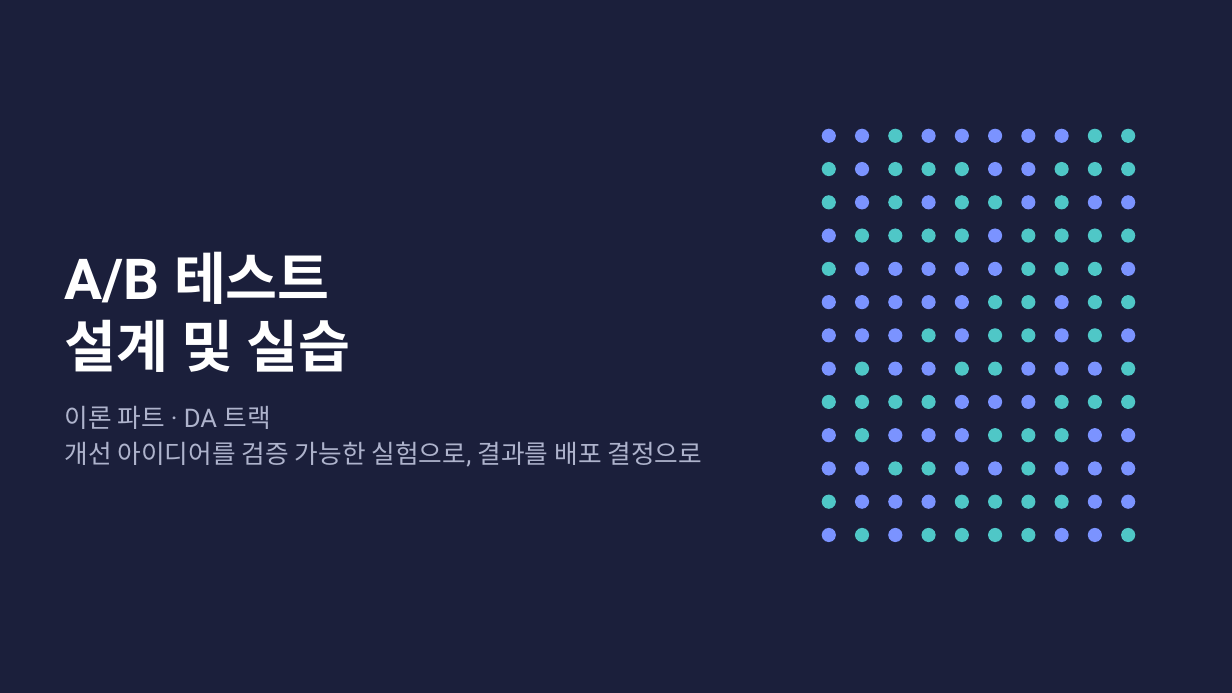
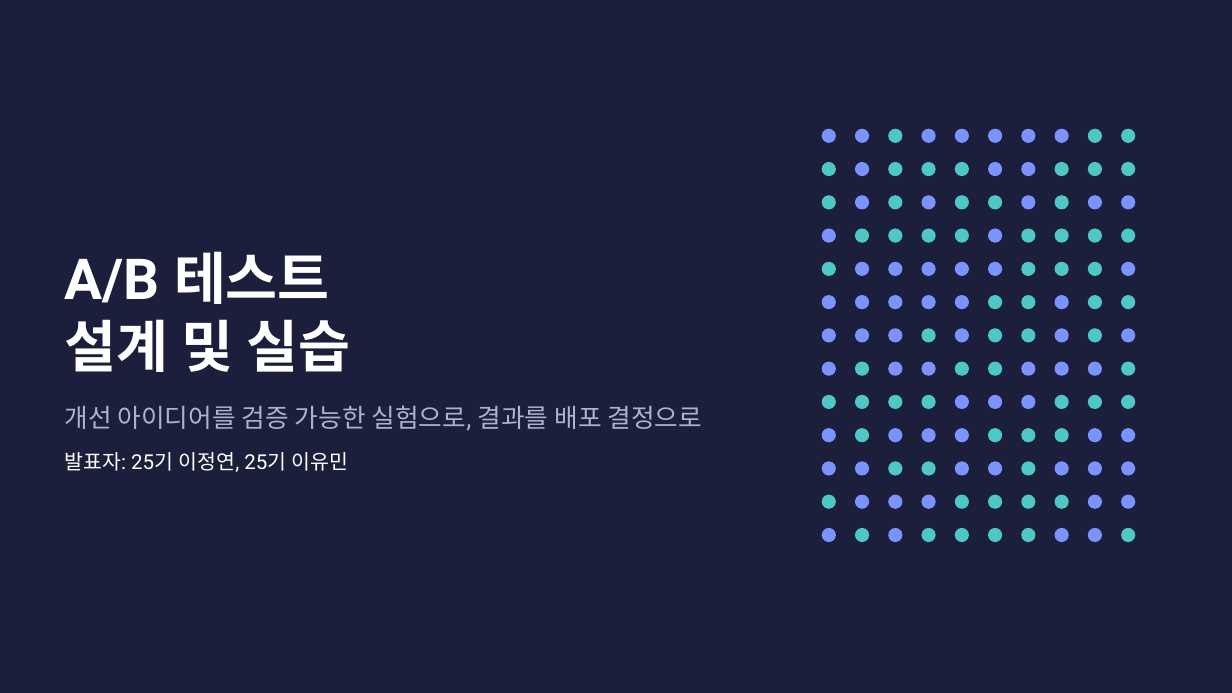
Before and after one commit to kkamret/quickmart-lab-rats, a slide deck: slide 1 of docs/lecture/ab-testing-theory.pptx. Drawn at 1232x693 pixels with LibreOffice and Linux fonts; fonts in the diff are those of the drawing. Boxes give left, top, right and bottom in pixels: in the first picture for what was removed or moved away, otherwise in the second. Text is boxed around its words. In the diff, an @@ line names an element or a change of style, - is before the commit and + after.

Commit message:
docs: 이론 PPT 표지·목차·퀴즈 문구 직접 수정 반영
Refs #10

```diff
--- a/docs/lecture/ab-testing-theory.pptx
+++ b/docs/lecture/ab-testing-theory.pptx
@@ text at [65, 406, 271, 429]: paragraph removed @@
-이론 파트 · DA 트랙
@@ text added at [65, 452, 349, 472], 16 pt, text #FFFFFF @@
+발표자: 25기 이정연, 25기 이유민
```
Also in this commit, not shown: 33 other slides changed.
